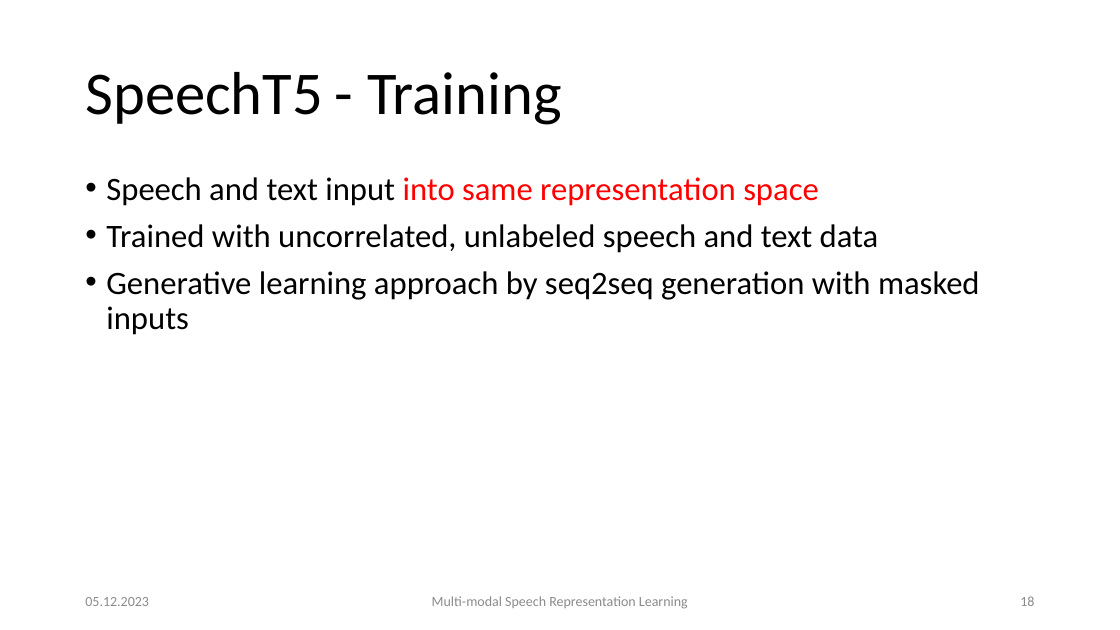
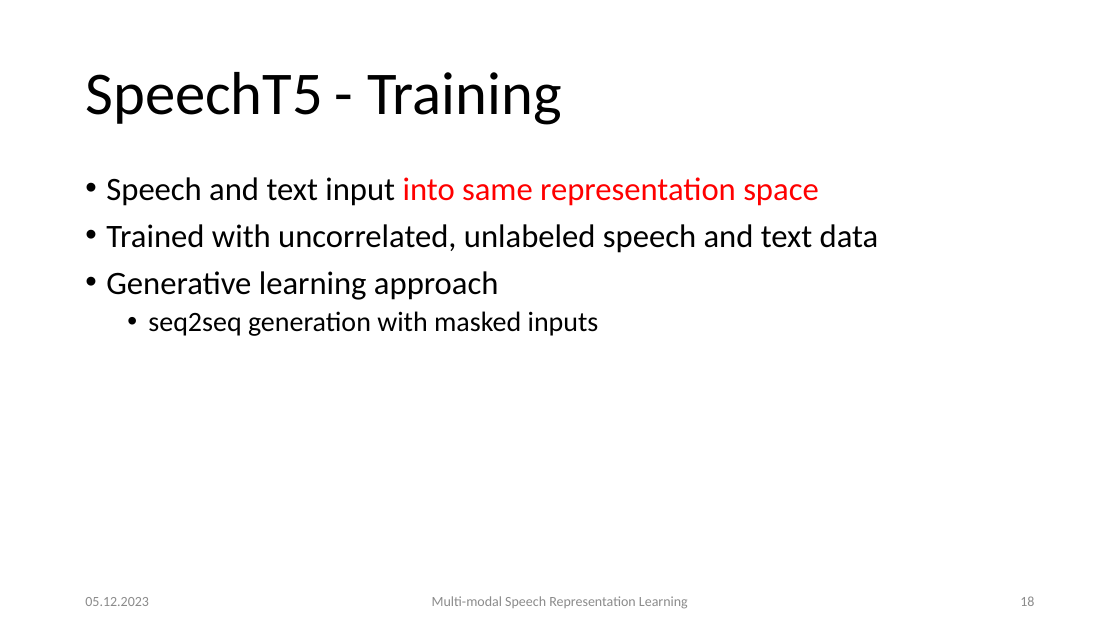
Before and after one commit to carlos-schmidt/nn-seminar, a slide deck: slide 18 of presentation.pptx. Drawn at 1120x630 pixels with LibreOffice and Linux fonts; fonts in the diff are those of the drawing. Boxes give left, top, right and bottom in pixels: in the first picture for what was removed or moved away, otherwise in the second. Text is boxed around its words. In the diff, an @@ line names an element or a change of style, - is before the commit and + after.

```diff
--- a/presentation.pptx
+++ b/presentation.pptx
@@ text at box(106, 271, 599, 336): text changed; size 28 to 24 pt @@
-• Generative learning approach by seq2seq generation with masked inputs
+• Generative learning approach
+  • seq2seq generation with masked inputs
```
Also in this commit, not shown: 13 other slides changed, 3 slides added.
